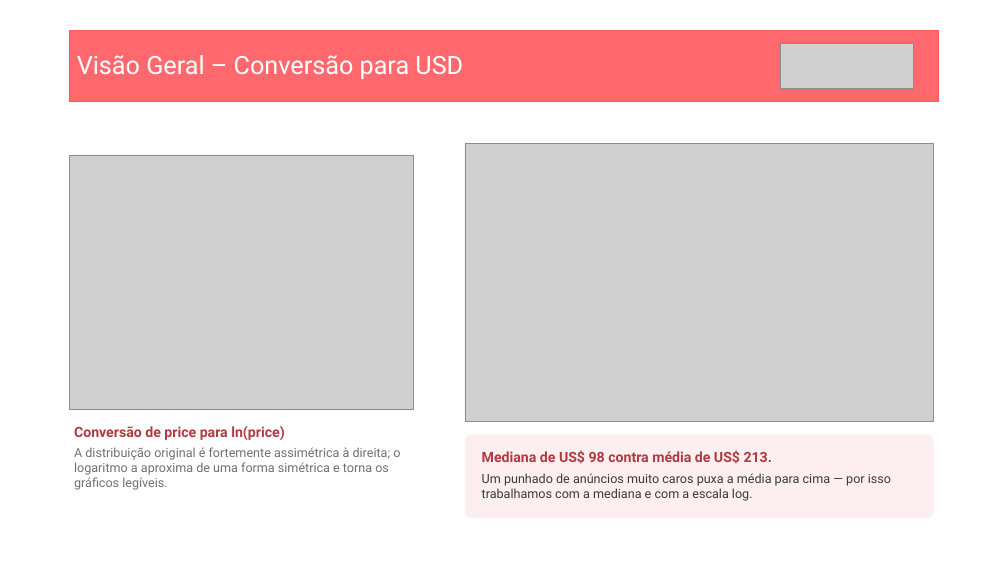
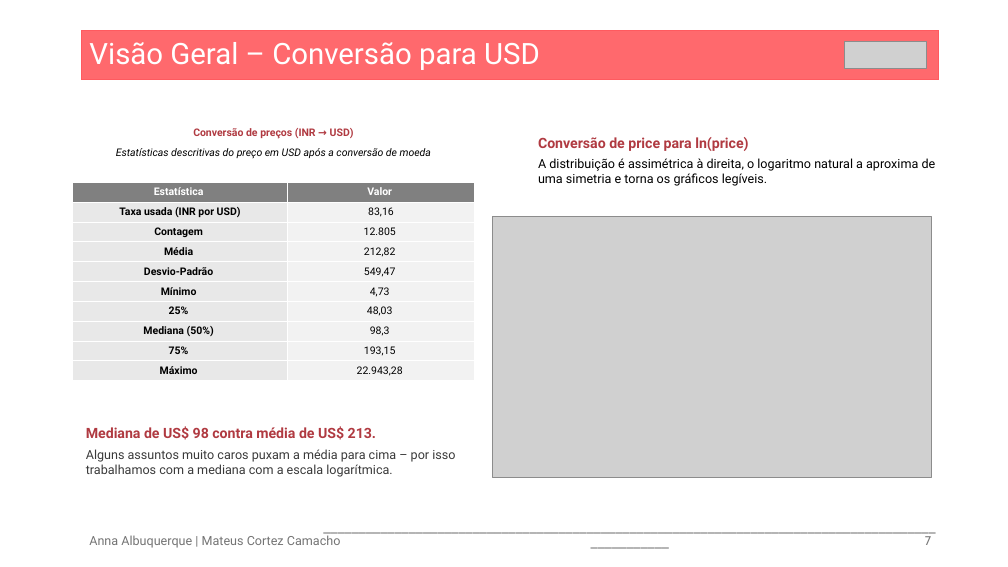
Before and after one commit to Matex0406/Projeto_1_CB, a slide deck: slide 7 of Seminario 1 - Insper Data - Analise AirBnb - Versão 2.pptx. Drawn at 1008x567 pixels with LibreOffice and Linux fonts; fonts in the diff are those of the drawing; grey boxes stand for pictures. Boxes give left, top, right and bottom in pixels: in the first picture for what was removed or moved away, otherwise in the second. Text is boxed around its words. In the diff, an @@ line names an element or a change of style, - is before the commit and + after.

```diff
--- a/Seminario 1 - Insper Data - Analise AirBnb - Versão 2.pptx
+++ b/Seminario 1 - Insper Data - Analise AirBnb - Versão 2.pptx
@@ rectangle "Visão Geral – Conversão para ..." resized from (x1=70, y1=30, x2=939, y2=101) to (x1=82, y1=30, x2=938, y2=80) @@
@@ rectangle "Visão Geral – Conversão para ..." at (x1=82, y1=30, x2=938, y2=80): size 24 to 28 pt; title to rectangle @@
@@ picture resized from (x1=780, y1=44, x2=913, y2=88) to (x1=845, y1=42, x2=926, y2=69) @@
@@ table added at (x1=73, y1=123, x2=475, y2=386), 13 rows, 2 columns @@
+Conversão de preços (INR → USD) | 
+Estatísticas descritivas do preço em USD após a conversão de moeda | 
+ | 
+Estatística | Valor
+Taxa usada (INR por USD) | 83,16
+Contagem | 12.805
+Média | 212,82
+Desvio-Padrão | 549,47
+Mínimo | 4,73
+25% | 48,03
+Mediana (50%) | 98,3
+75% | 193,15
+Máximo | 22.943,28
@@ text "Conversão de price para ln(price)" moved from (x1=74, y1=426, x2=400, y2=490) to (x1=538, y1=137, x2=936, y2=186) @@
@@ picture removed at (x1=70, y1=155, x2=414, y2=410) @@
@@ text at (x1=538, y1=158, x2=936, y2=186): text changed; text colour #707070 to #000000 @@
-A distribuição original é fortemente assimétrica à direita; o logaritmo a aproxima de uma forma simétrica e torna os gráficos legíveis.
+A distribuição é assimétrica à direita, o logaritmo natural a aproxima de uma simetria e torna os gráficos legíveis.
@@ picture resized from (x1=465, y1=144, x2=934, y2=422) to (x1=492, y1=217, x2=931, y2=477) @@
@@ text "Mediana de US$ 98 contra ..." moved from (x1=465, y1=435, x2=934, y2=518) to (x1=86, y1=426, x2=455, y2=477) @@
@@ text "Mediana de US$ 98 contra ..." at (x1=86, y1=426, x2=455, y2=477): fill #FDEFEF to none @@
@@ text at (x1=86, y1=449, x2=455, y2=477): text changed @@
-Um punhado de anúncios muito caros puxa a média para cima — por isso trabalhamos com a mediana e com a escala log.
+Alguns assuntos muito caros puxam a média para cima – por isso trabalhamos com a mediana com a escala logarítmica.
@@ text added at (x1=89, y1=533, x2=341, y2=548), 12 pt, text #747474 @@
+Anna Albuquerque | Mateus Cortez Camacho
@@ text added at (x1=312, y1=516, x2=948, y2=554), 12 pt, text #797979 @@
+_________________________________________________________________________________________________
@@ page number added at (x1=925, y1=536, x2=931, y2=545), 12 pt, text #797979 @@
+7
```
Also in this commit, not shown: 10 other slides changed, 2 slides added, 4 slides removed, 2 other files.
